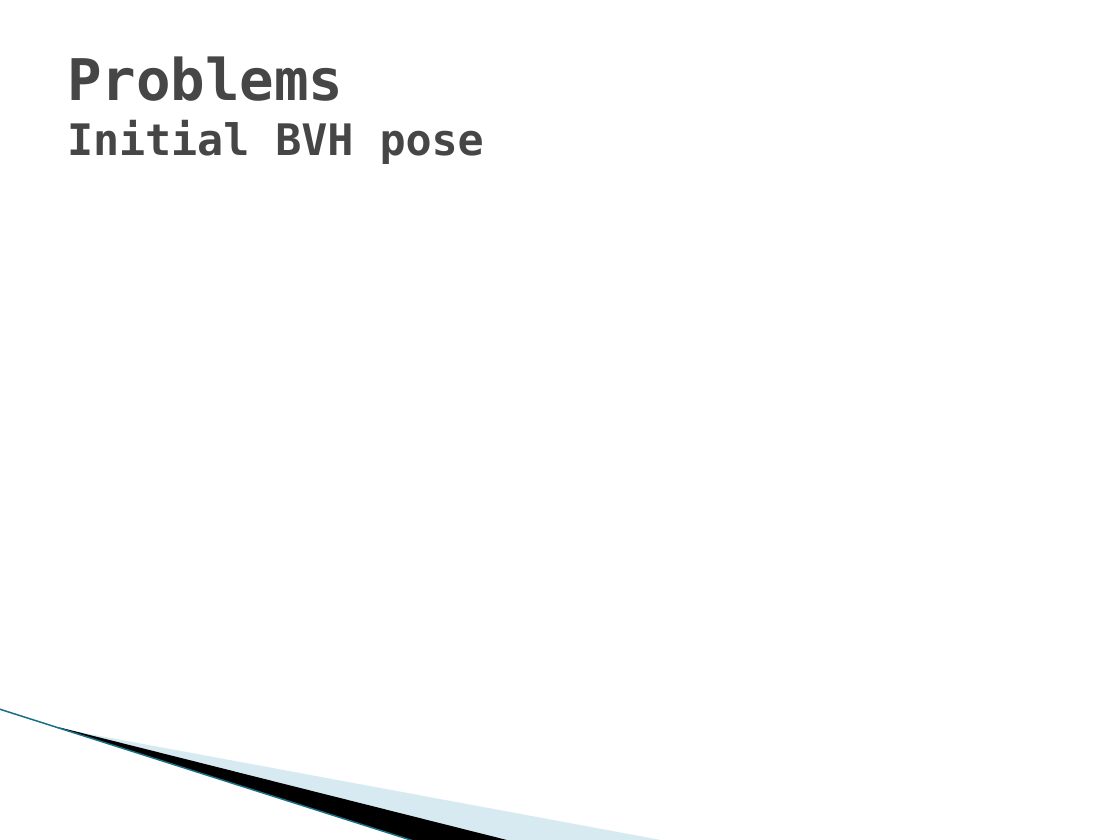
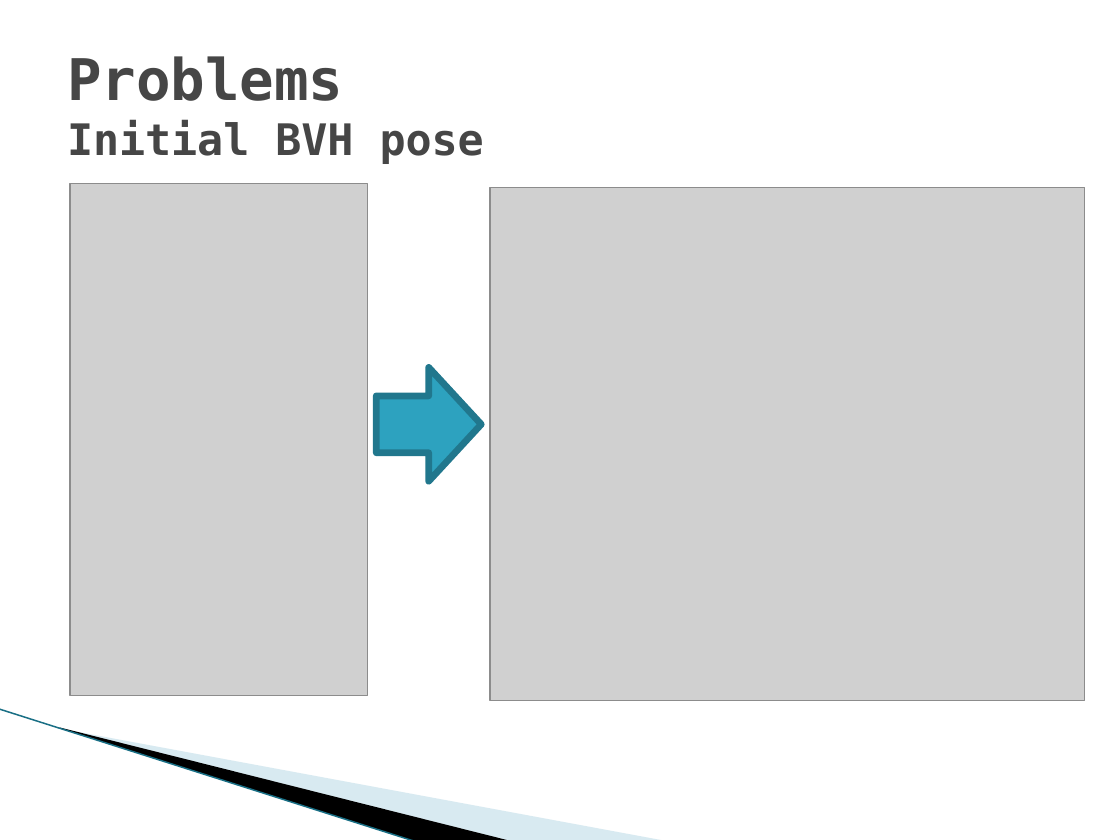
Before and after one commit to hobama/cvg01, a slide deck: slide 31 of docs/Presentation/Presentation.pptx (slide 29 before the commit). Drawn at 1120x840 pixels with LibreOffice and Linux fonts; fonts in the diff are those of the drawing; grey boxes stand for pictures; background and template pictures are left out. Boxes give left, top, right and bottom in pixels: in the first picture for what was removed or moved away, otherwise in the second. Text is boxed around its words. In the diff, an @@ line names an element or a change of style, - is before the commit and + after.

```diff
--- a/docs/Presentation/Presentation.pptx
+++ b/docs/Presentation/Presentation.pptx
@@ picture added at <box>69,184,367,696</box> @@
@@ picture added at <box>489,187,1084,700</box> @@
@@ right arrow added at <box>376,367,482,482</box>, fill #2DA2BF, outline #21788D 4.33 pt @@
```
Also in this commit, not shown: 6 other slides changed, 4 slides added.
